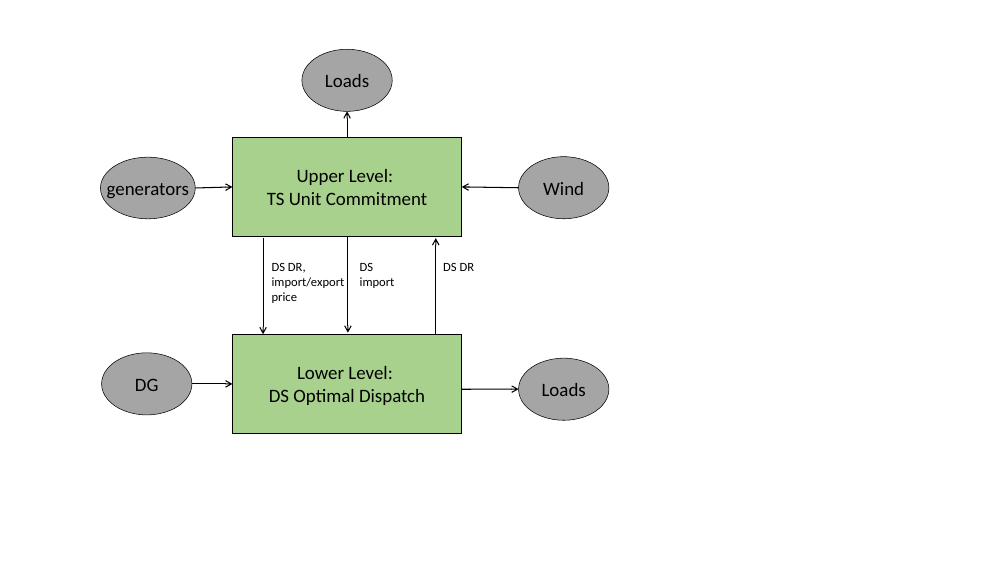
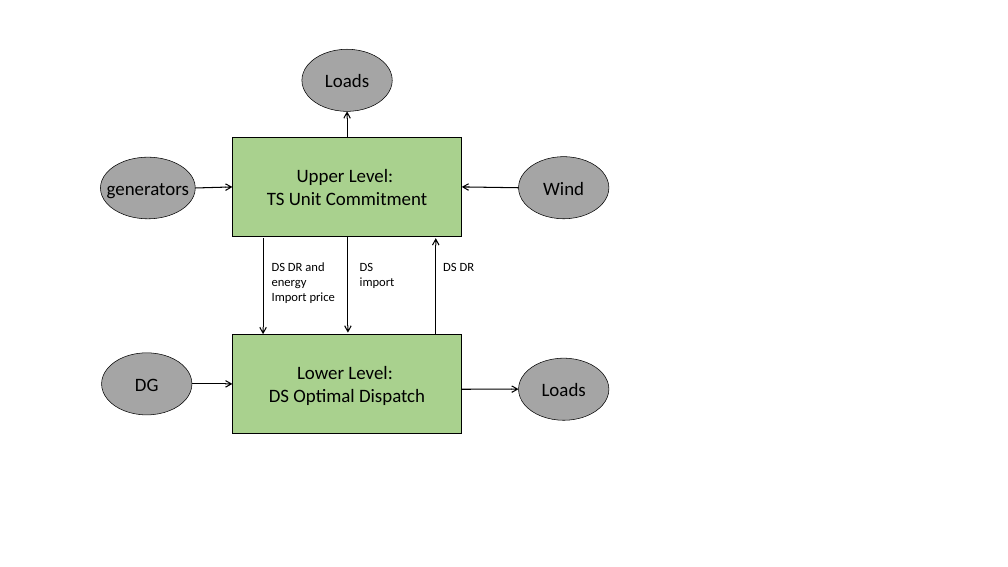
Before and after one commit to ljl199141/Transmission-Distribution-Bilevel-Optimization, a slide deck: slide 7 of Figures.pptx. Drawn at 1008x567 pixels with LibreOffice and Linux fonts; fonts in the diff are those of the drawing. Boxes give left, top, right and bottom in pixels: in the first picture for what was removed or moved away, otherwise in the second. Text is boxed around its words. In the diff, an @@ line names an element or a change of style, - is before the commit and + after.

```diff
--- a/Figures.pptx
+++ b/Figures.pptx
@@ text at (x1=272, y1=262, x2=335, y2=303): text changed @@
-DS DR,
-import/export
-price
+DS DR and
+energy
+Import price
```
Also in this commit, not shown: 1 other slide changed, 21 other files.
